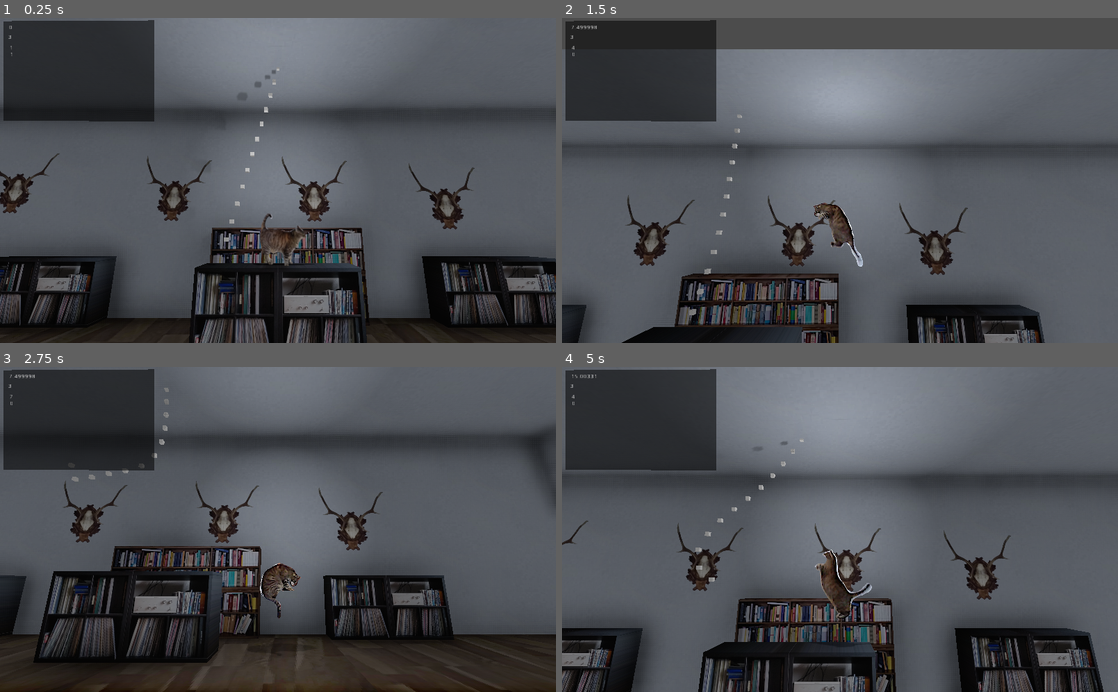
Above: before the commit, frames 1-4 (two rows, left to right).
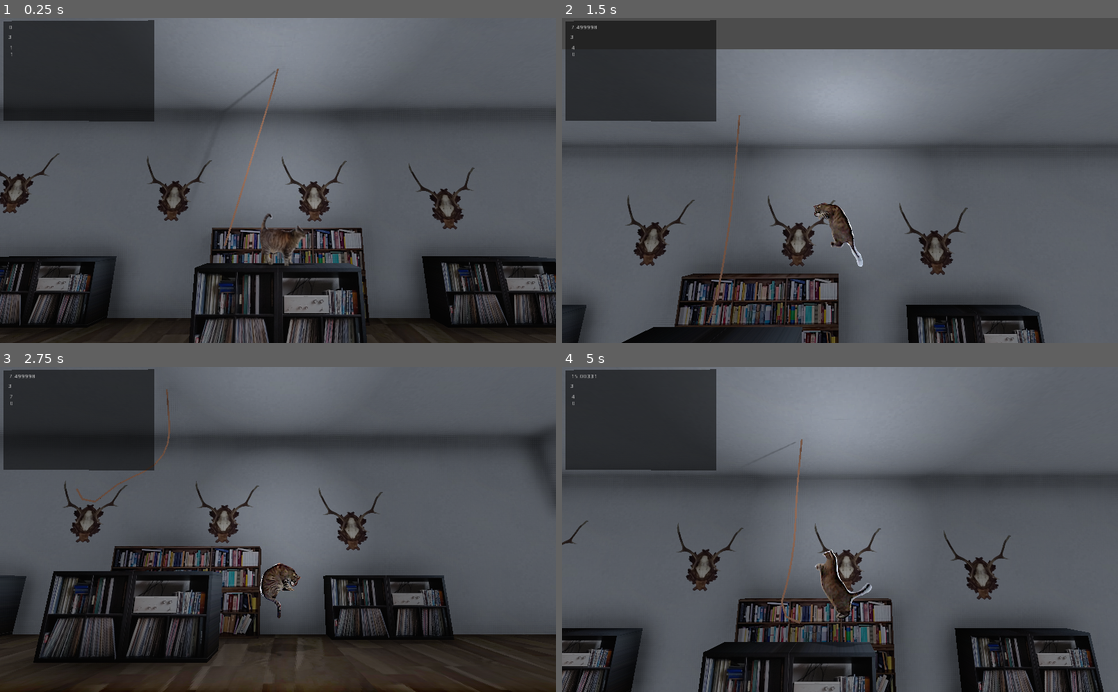
Above: after the commit, the same moments.

Repository: SebastianSemper/jumpndschmus
Game: Godot game, scene res://Main.tscn
Same seed, same stepped clock (60 frames per second), same inputs: the game is played once before the commit and once after it.
Inputs (mouse positions are in pixels of both pictures, inside the frame that each line leads up to):
- Up to frame 1 (0.25 s): no input
- Up to frame 2 (1.5 s): move the mouse to (962, 164) at 0.52 s; hold Right (move_right) 0.53-1.28 s; click (962, 164) at 0.67 s; tap Space (jump) at 0.77 s; move the mouse to (728, 196) at 1.27 s; hold Left (move_left) from 1.28 s (still down)
- Up to frame 3 (2.75 s): tap Space (jump) at 1.52 s; move the mouse to (333, 458) at 2.02 s; release Left (move_left) at 2.03 s; hold Right (move_right) from 2.03 s (still down)
- Up to frame 4 (5 s): move the mouse to (812, 594) at 2.77 s; click (812, 594) at 2.92 s; tap Space (jump) at 3.02, 3.77, 4.52 s; move the mouse to (1006, 578) at 3.52 s; release Right (move_right) at 3.53 s; hold Left (move_left) from 3.53 s (still down); move the mouse to (673, 480) at 4.27 s

The runs differ from the first frame. In frame 1, 0.3% of the frame differs, in the area x 40-51%, y 15-71%; in frame 2, 0.4%, in the area x 22-33%, y 29-95%; in frame 3, 0.3%; in frame 4, 0.4%.

Commit message:
make rope continuous

Diff:
--- a/Main.gd
+++ b/Main.gd
@@ -51,7 +51,7 @@
 func new_room_needed():
 	return mapped_range < explored_range + room_list.back().width
 
-func _process(delta):
+func _process(_delta):
 	explored_range = max(explored_range, $Player.translation.x)
 
 	if new_room_needed():
--- a/Player.gd
+++ b/Player.gd
@@ -275,7 +275,7 @@
 	if Input.is_action_just_pressed("jump"):
 		flx_curr_key.append(flx_key.should_jump)
 
-func _process(delta):
+func _process(_delta):
 	if can_move:
 		_collect_input()
 		_collect_phy()
@@ -310,4 +310,4 @@
 		if not flx_curr_key.back() == flx_key.should_jump:
 			velocity.y = -0.1
 
-	move_and_slide(velocity, Vector3(0,1,0))
+	var _v = move_and_slide(velocity, Vector3(0,1,0))
--- a/clutter/rope.gd
+++ b/clutter/rope.gd
@@ -9,22 +9,79 @@
 var length: float
 var num_parts: int
 var parts: Array
+var faces: MeshInstance
 
 var player
 
-var passes = 5
-var gravity: Vector3 = Vector3(0, -5, 0)
+var passes = 8
+var gravity: Vector3 = Vector3(0, -8, 0)
 
 func _ready():
 	pass
 
-func _process(delta):
+func _process(_delta):
 	if not _has_init:
 		return
 
 	for ii in passes:
 		for pp in parts:
 			pp.relax(passes)
+
+	_update_face_mesh()
+
+func _update_face_mesh():
+	var mdt = MeshDataTool.new()
+	mdt.create_from_surface(faces.mesh, 0)
+	for pp in range(parts.size()-1):
+		var direction = parts[pp+1].translation - parts[pp].translation
+		var shift = direction.cross(Vector3(0,0,-1)).normalized()
+		mdt.set_vertex(
+			6 * pp,
+			parts[pp].translation - 0.05 * shift
+		)
+		mdt.set_vertex(
+			6 * pp + 1,
+			parts[pp].translation + 0.05 * shift
+		)
+		mdt.set_vertex(
+			6 * pp + 2,
+			parts[pp + 1].translation - 0.05 * shift
+		)
+		mdt.set_vertex(
+			6 * pp + 3,
+			parts[pp].translation + 0.05 * shift
+		)
+		mdt.set_vertex(
+			6 * pp + 4,
+			parts[pp+1].translation + 0.05 * shift
+		)
+		mdt.set_vertex(
+			6 * pp + 5,
+			parts[pp + 1].translation - 0.05 * shift
+		)
+	faces.mesh.surface_remove(0)
+	mdt.commit_to_surface(faces.mesh)
+
+func _make_face_mesh() -> MeshInstance:
+	var result = MeshInstance.new()
+	var result_mesh = Mesh.new()
+	var mat = SpatialMaterial.new()
+	mat.albedo_color = Color(0.8, 0.6, 0.5)
+	var st = SurfaceTool.new()
+	st.begin(Mesh.PRIMITIVE_TRIANGLES)
+	st.set_material(mat)
+	for pp in range(parts.size()-1):
+		st.add_vertex(parts[pp].translation + Vector3(-0.05, 0, 0))
+		st.add_vertex(parts[pp].translation + Vector3(+0.05, 0, 0))
+		st.add_vertex(parts[pp+1].translation + Vector3(+0.05, 0, 0))
+
+		st.add_vertex(parts[pp].translation + Vector3(-0.05, 0, 0))
+		st.add_vertex(parts[pp+1].translation + Vector3(+0.05, 0, 0))
+		st.add_vertex(parts[pp+1].translation + Vector3(-0.05, 0, 0))
+	st.commit(result_mesh)
+	result.mesh = result_mesh
+
+	return result
 
 func init(_player, _length: float, _num_parts: int) -> Rope:
 	player = _player
@@ -57,5 +114,6 @@
 
 		self.add_child(new_part)
 
-
+	faces = _make_face_mesh()
+	add_child(faces)
 	return self
--- a/clutter/rope_part.gd
+++ b/clutter/rope_part.gd
@@ -12,6 +12,9 @@
 var past: Array
 var time_index = 0
 var diff = Vector3(0,0,0)
+
+var face: MeshInstance
+
 func _ready():
 	move_lock_z = true
 
@@ -22,11 +25,6 @@
 
 	if parent:
 		parent.set_child(self)
-
-	var display = MeshInstance.new()
-	self.add_child(display)
-	display.mesh = CubeMesh.new()
-	display.scale = Vector3(_diameter, _diameter, _diameter)
 
 	distance = _distance
 
@@ -47,7 +45,8 @@
 
 	return self
 
-func _ping(body_rid: RID, body: Node, body_shape_index: int, local_shape_index: int):
+
+func _ping(_body_rid: RID, body: Node, _body_shape_index: int, _local_shape_index: int):
 	if body == rope.player:
 		diff += 0.02 * body.velocity - (translation - past[time_index])
 
@@ -62,7 +61,10 @@
 	if parent.parent:
 		parent.translation -= correction_length * correction_direction
 
-func _process(delta):
+func _process(_delta):
+	_update_face()
+
+func _update_face():
 	pass
 
 func _physics_process(delta):
@@ -78,7 +80,9 @@
 	) - translation
 	if (translation + diff).y > 0:
 		diff.y *= -1
-	translation += diff #move_and_slide(diff, Vector3(1,0,0))
+
+	translation += diff
+
 	diff = Vector3(0,0,0)
 
 	time_index = (time_index + 1) % 2
--- a/clutter/rope_test.tscn
+++ /dev/null
@@ -1,49 +0,0 @@
-[gd_scene load_steps=3 format=2]
-
-[sub_resource type="BoxShape" id=1]
-
-[sub_resource type="BoxShape" id=2]
-
-[node name="Spatial" type="Spatial"]
-
-[node name="StaticBody" type="StaticBody" parent="."]
-transform = Transform( 1, 0, 0, 0, 1, 0, 0, 0, 1, 0, 5.94386, 0 )
-
-[node name="CSGBox" type="CSGBox" parent="StaticBody"]
-
-[node name="CollisionShape" type="CollisionShape" parent="StaticBody"]
-shape = SubResource( 1 )
-
-[node name="RigidBody" type="RigidBody" parent="."]
-transform = Transform( 1, 0, 0, 0, 1, 0, 0, 0, 1, 4.33255, 2.8958, 0 )
-
-[node name="CSGBox" type="CSGBox" parent="RigidBody"]
-
-[node name="CollisionShape" type="CollisionShape" parent="RigidBody"]
-shape = SubResource( 2 )
-
-[node name="HingeJoint2" type="HingeJoint" parent="RigidBody"]
-transform = Transform( 1, 0, 0, 0, 1, 0, 0, 0, 1, -4.33255, 3.01819, 0 )
-nodes/node_a = NodePath("..")
-nodes/node_b = NodePath("../../RigidBody2")
-solver/priority = 3
-angular_limit/enable = true
-
-[node name="RigidBody2" type="RigidBody" parent="."]
-transform = Transform( 1, 0, 0, 0, 1, 0, 0, 0, 1, 5.46872, -3.11581, 0 )
-
-[node name="CSGBox" type="CSGBox" parent="RigidBody2"]
-
-[node name="CollisionShape" type="CollisionShape" parent="RigidBody2"]
-shape = SubResource( 2 )
-
-[node name="HingeJoint" type="HingeJoint" parent="."]
-transform = Transform( 1, 0, 0, 0, 1, 0, 0, 0, 1, 0, 5.91399, 0 )
-nodes/node_a = NodePath("../StaticBody")
-nodes/node_b = NodePath("../RigidBody")
-
-[node name="Camera" type="Camera" parent="."]
-transform = Transform( 1, 0, 0, 0, 1, 0, 0, 0, 1, 0, 0, 13.9003 )
-
-[node name="DirectionalLight" type="DirectionalLight" parent="."]
-transform = Transform( 0.635, 0, 0.772512, 0, 1, 0, -0.772512, 0, 0.635, 9.89202, 4.59744, 10.8729 )
--- a/project.godot
+++ b/project.godot
@@ -80,7 +80,7 @@
 
 [application]
 
-config/name="Jump 3"
+config/name="Jump 'n' Dschmus"
 run/main_scene="res://Main.tscn"
 boot_splash/show_image=false
 boot_splash/fullsize=false
--- a/rooms/builder.gd
+++ b/rooms/builder.gd
@@ -76,8 +76,8 @@
 
 	return room
 
-func _add_ropes_to(room, player):
-	var rope: Rope = rope_scene.instance().init(player, 11, 12)
+func _add_ropes_to(room, _player):
+	var rope: Rope = rope_scene.instance().init(_player, 11, 15)
 	rope.translation += Vector3(0,room_height,5.247)
 	room.add_child(rope)
 
--- a/rooms/door_wall.gd
+++ b/rooms/door_wall.gd
@@ -13,5 +13,5 @@
 			backward_collide.disabled = false
 
 
-func _on_Area_body_shape_exited(body_rid, body, body_shape_index, local_shape_index):
+func _on_Area_body_shape_exited(_body_rid, body, _body_shape_index, _local_shape_index):
 	block_path_back(body.global_transform.origin)
